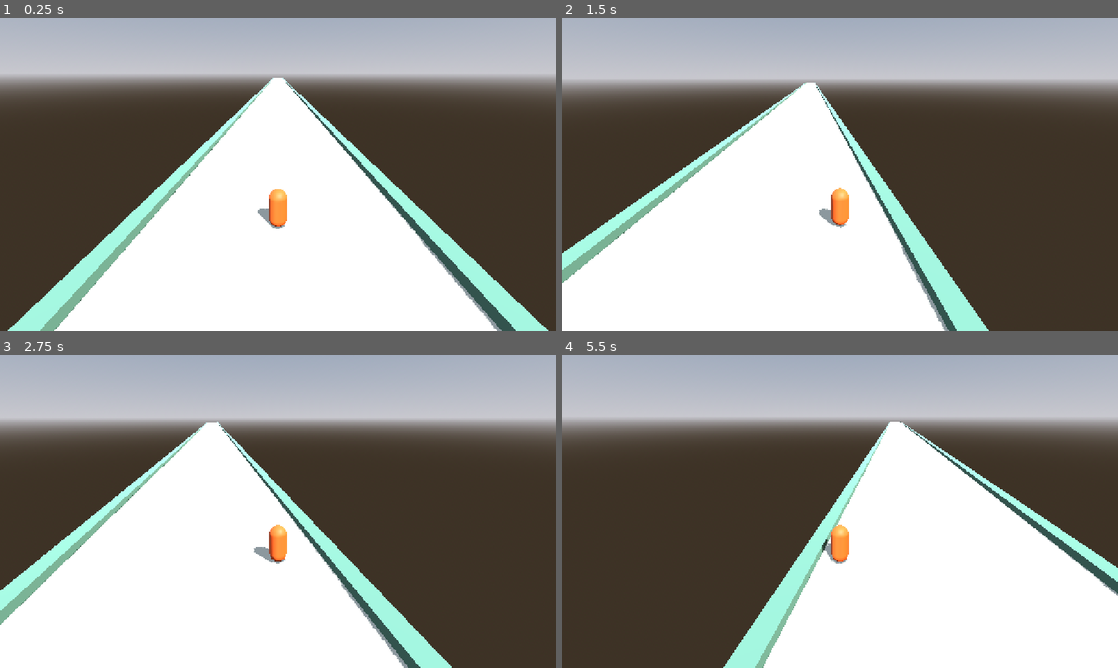
Above: before the commit, frames 1-4 (two rows, left to right).
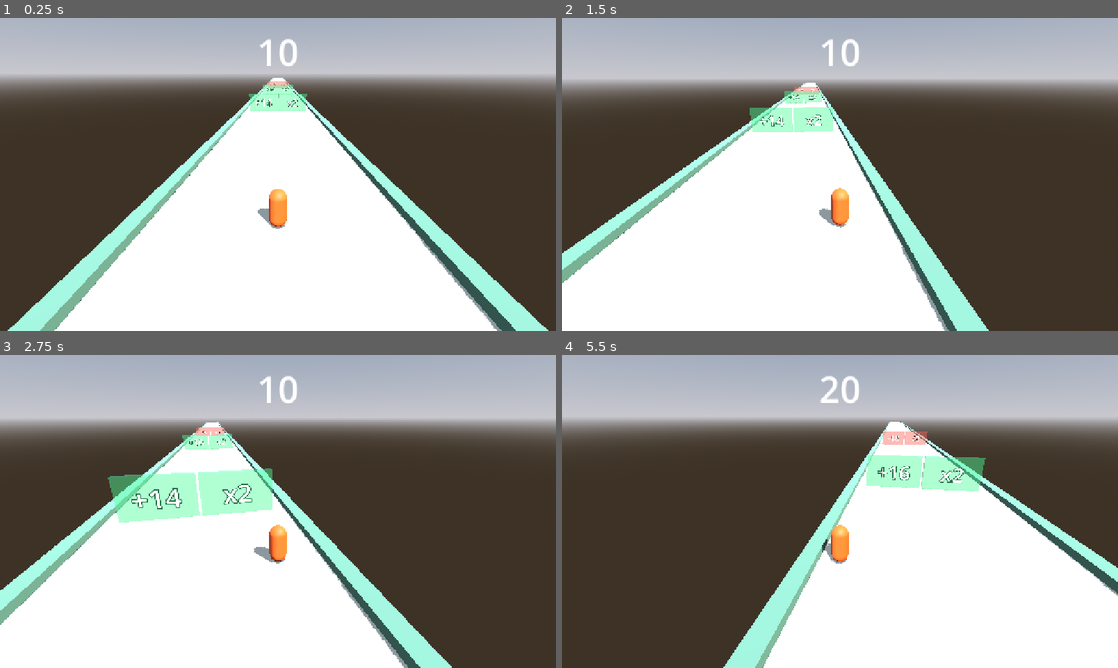
Above: after the commit, the same moments.

Repository: 3runorocha/COMP381-Projeto
Game: Godot game, scene res://scenes/Main.tscn
The game is run twice, just before and just after one commit, with the same random seed, the same clock (stepped at 60 frames per second) and the same inputs.
Inputs (mouse positions are in pixels of both pictures, inside the frame that each line leads up to):
- Up to frame 1 (0.25 s): no input
- Up to frame 2 (1.5 s): move the mouse to (962, 158) at 0.52 s; hold Right (mover_direita) 0.53-1.28 s; click (962, 158) at 0.67 s; move the mouse to (728, 190) at 1.27 s; hold Left (mover_esquerda) from 1.28 s (still down)
- Up to frame 3 (2.75 s): move the mouse to (333, 442) at 2.02 s; release Left (mover_esquerda) at 2.03 s; hold Right (mover_direita) from 2.03 s (still down)
- Up to frame 4 (5.5 s): move the mouse to (812, 574) at 2.77 s; click (812, 574) at 2.92 s; move the mouse to (1006, 558) at 3.52 s; release Right (mover_direita) at 3.53 s; hold Left (mover_esquerda) from 3.53 s (still down); move the mouse to (673, 464) at 4.27 s; move the mouse to (867, 511) at 5.02 s; click (867, 511) at 5.17 s

The runs differ from the first frame. In frame 1, 1.0% of the frame differs, in the area x 44-56%, y 6-30%; in frame 2, 1.6%; in frame 3, 4.5%, in the area x 19-54%, y 6-54%; in frame 4, 2.6%.

Commit message:
D2 e D3: estado da partida, portoes, par exclusivo e HUD
Autoload GameState com as quatro operacoes. A divisao usa piso, nao
arredondamento, e a contagem trava em zero, quando dispara fim_de_jogo e
os portoes seguintes passam a ser ignorados.

A conta vive numa funcao pura, Estado.resultado(), para o level design
poder conferir qual lado do par vence num trecho sem precisar rodar o jogo.

O portao avisa por sinal ANTES de aplicar a operacao, para o par desativar
o irmao no mesmo frame. Sem essa ordem, um cordao largo dispararia os dois
lados. O par tambem avisa no log quando os dois portoes tem sinais
diferentes, porque ai a escolha fica obvia e o portao nao ensina nada.

HUD com tranco de escala e cor: o jogador esta olhando a pista, nao o
numero, entao a mudanca precisa ser legivel de canto de olho.

Verificado headless, 17 checagens: operacoes, piso, trava em zero, sinal de
fim, e a travessia dos tres pares aplicando uma operacao cada.

Co-Authored-By: Claude Opus 5 <noreply@anthropic.com>

Diff:
--- a/project.godot
+++ b/project.godot
@@ -8,6 +8,10 @@
 config/name="Guerreiros"
 run/main_scene="res://scenes/Main.tscn"
 config/features=PackedStringArray("4.7", "Forward Plus")
+
+[autoload]
+
+GameState="*res://scripts/game_state.gd"
 
 [display]
 
--- /dev/null
+++ b/scenes/Gate.tscn
@@ -0,0 +1,32 @@
+[gd_scene load_steps=5 format=3]
+
+[ext_resource type="Script" path="res://scripts/gate.gd" id="1_gate"]
+
+[sub_resource type="BoxShape3D" id="Forma_portao"]
+size = Vector3(5, 3, 0.4)
+
+[sub_resource type="BoxMesh" id="Malha_portao"]
+size = Vector3(5, 3, 0.4)
+
+[sub_resource type="StandardMaterial3D" id="Mat_portao"]
+transparency = 1
+albedo_color = Color(0.18, 0.72, 0.35, 0.45)
+
+[node name="Gate" type="Area3D"]
+collision_layer = 4
+collision_mask = 1
+script = ExtResource("1_gate")
+
+[node name="Colisao" type="CollisionShape3D" parent="."]
+shape = SubResource("Forma_portao")
+
+[node name="Painel" type="MeshInstance3D" parent="."]
+mesh = SubResource("Malha_portao")
+material_override = SubResource("Mat_portao")
+
+[node name="Placa" type="Label3D" parent="."]
+transform = Transform3D(1, 0, 0, 0, 1, 0, 0, 0, 1, 0, 0, 0.35)
+pixel_size = 0.008
+font_size = 220
+outline_size = 30
+text = "+10"
--- /dev/null
+++ b/scenes/GatePair.tscn
@@ -0,0 +1,17 @@
+[gd_scene load_steps=3 format=3]
+
+[ext_resource type="Script" path="res://scripts/gate_pair.gd" id="1_pair"]
+[ext_resource type="PackedScene" path="res://scenes/Gate.tscn" id="2_gate"]
+
+[node name="GatePair" type="Node3D"]
+script = ExtResource("1_pair")
+
+[node name="Esquerda" parent="." instance=ExtResource("2_gate")]
+transform = Transform3D(1, 0, 0, 0, 1, 0, 0, 0, 1, -2.6, 1.5, 0)
+operacao = 0
+valor = 14
+
+[node name="Direita" parent="." instance=ExtResource("2_gate")]
+transform = Transform3D(1, 0, 0, 0, 1, 0, 0, 0, 1, 2.6, 1.5, 0)
+operacao = 2
+valor = 2
--- /dev/null
+++ b/scenes/HUD.tscn
@@ -0,0 +1,19 @@
+[gd_scene load_steps=2 format=3]
+
+[ext_resource type="Script" path="res://scripts/hud.gd" id="1_hud"]
+
+[node name="HUD" type="CanvasLayer"]
+script = ExtResource("1_hud")
+
+[node name="Contagem" type="Label" parent="."]
+anchor_left = 0.5
+anchor_right = 0.5
+offset_left = -160.0
+offset_top = 20.0
+offset_right = 160.0
+offset_bottom = 130.0
+grow_horizontal = 2
+theme_override_font_sizes/font_size = 84
+text = "10"
+horizontal_alignment = 1
+vertical_alignment = 1
--- a/scenes/Main.tscn
+++ b/scenes/Main.tscn
@@ -1,7 +1,9 @@
-[gd_scene load_steps=8 format=3]
+[gd_scene load_steps=10 format=3]
 
 [ext_resource type="PackedScene" path="res://scenes/Player.tscn" id="1_player"]
 [ext_resource type="Script" path="res://scripts/camera_follow.gd" id="2_camera"]
+[ext_resource type="PackedScene" path="res://scenes/GatePair.tscn" id="3_par"]
+[ext_resource type="PackedScene" path="res://scenes/HUD.tscn" id="4_hud"]
 
 [sub_resource type="ProceduralSkyMaterial" id="Ceu_mat"]
 sky_horizon_color = Color(0.65, 0.65, 0.68, 1)
@@ -53,6 +55,26 @@
 size = Vector3(0.8, 0.6, 420)
 material = SubResource("Mat_borda")
 
+[node name="Par1" parent="." instance=ExtResource("3_par")]
+transform = Transform3D(1, 0, 0, 0, 1, 0, 0, 0, 1, 0, 0, -40)
+
+[node name="Par2" parent="." instance=ExtResource("3_par")]
+transform = Transform3D(1, 0, 0, 0, 1, 0, 0, 0, 1, 0, 0, -80)
+
+[node name="Esquerda" parent="Par2" index="0"]
+valor = 16
+
+[node name="Par3" parent="." instance=ExtResource("3_par")]
+transform = Transform3D(1, 0, 0, 0, 1, 0, 0, 0, 1, 0, 0, -120)
+
+[node name="Esquerda" parent="Par3" index="0"]
+operacao = 1
+valor = 18
+
+[node name="Direita" parent="Par3" index="1"]
+operacao = 3
+valor = 2
+
 [node name="Player" parent="." instance=ExtResource("1_player")]
 transform = Transform3D(1, 0, 0, 0, 1, 0, 0, 0, 1, 0, 0.9, 0)
 
@@ -61,3 +83,5 @@
 fov = 65.0
 script = ExtResource("2_camera")
 alvo_path = NodePath("../Player")
+
+[node name="HUD" parent="." instance=ExtResource("4_hud")]
--- /dev/null
+++ b/scripts/game_state.gd
@@ -0,0 +1,94 @@
+class_name Estado
+extends Node
+## Estado da partida. Registrado como autoload com o nome GameState.
+##
+## A contagem aqui e a **contagem logica** do cordao: e ela que os portoes
+## operam e que aparece no HUD. Quantos corpos sao desenhados na tela e
+## problema do crowd_manager, e o numero nao precisa bater.
+
+enum Op {
+    SOMAR,
+    SUBTRAIR,
+    MULTIPLICAR,
+    DIVIDIR,
+}
+
+## Contagem com que a fase comeca.
+const CONTAGEM_INICIAL: int = 10
+
+## Emitido sempre que a contagem muda de valor.
+signal contagem_mudou(anterior: int, novo: int)
+## Emitido quando a contagem chega a zero.
+signal fim_de_jogo
+
+var contagem: int = CONTAGEM_INICIAL
+
+var _acabou: bool = false
+
+
+## Volta ao estado de inicio de fase.
+func reiniciar() -> void:
+    var anterior := contagem
+    contagem = CONTAGEM_INICIAL
+    _acabou = false
+    if anterior != contagem:
+        contagem_mudou.emit(anterior, contagem)
+
+
+## Aplica um portao sobre a contagem atual.
+func aplicar(op: Op, valor: int) -> void:
+    if _acabou:
+        return
+
+    var anterior := contagem
+    contagem = resultado(op, valor, contagem)
+
+    if contagem != anterior:
+        contagem_mudou.emit(anterior, contagem)
+
+    if contagem == 0:
+        _acabou = true
+        fim_de_jogo.emit()
+
+
+## Funcao pura: quanto sobra ao aplicar a operacao sobre `n`.
+##
+## Serve tanto para aplicar de fato quanto para o level design conferir, no
+## papel ou em teste, qual lado do par vence em cada trecho da pista.
+static func resultado(op: Op, valor: int, n: int) -> int:
+    var saida := n
+    match op:
+        Op.SOMAR:
+            saida = n + valor
+        Op.SUBTRAIR:
+            saida = n - valor
+        Op.MULTIPLICAR:
+            saida = n * valor
+        Op.DIVIDIR:
+            # Piso, nao arredondamento: e o que a crianca espera ver, os que
+            # sobram simplesmente ficam de fora. Como efeito colateral aceito,
+            # 1 dividido por 2 da 0, entao a divisao pode matar direto.
+            if valor == 0:
+                push_error("Portao de divisao com valor zero.")
+                return n
+            saida = floori(float(n) / float(valor))
+    return maxi(saida, 0)
+
+
+## True quando a operacao tende a aumentar o cordao.
+static func e_positiva(op: Op) -> bool:
+    return op == Op.SOMAR or op == Op.MULTIPLICAR
+
+
+## Texto curto para a placa do portao.
+static func texto(op: Op, valor: int) -> String:
+    match op:
+        Op.SOMAR:
+            return "+%d" % valor
+        Op.SUBTRAIR:
+            return "-%d" % valor
+        Op.MULTIPLICAR:
+            return "x%d" % valor
+        Op.DIVIDIR:
+            return "/%d" % valor
+    return "?"
--- /dev/null
+++ b/scripts/gate.gd
@@ -0,0 +1,62 @@
+extends Area3D
+## Um portao. Aplica uma operacao sobre a contagem quando o lider atravessa.
+##
+## A mask so enxerga a layer 1, onde esta o lider sozinho. Os corpos do cordao
+## nao tem colisao, entao nao ha risco de o grupo disparar o portao varias
+## vezes nem de acionar os dois lados do par.
+
+## Emitido antes de aplicar a operacao, para o par desativar o irmao a tempo.
+signal atravessado(qual: Area3D)
+
+@export var operacao: Estado.Op = Estado.Op.SOMAR:
+    set(valor):
+        operacao = valor
+        _atualizar_visual()
+@export var valor: int = 10:
+    set(v):
+        valor = v
+        _atualizar_visual()
+
+const COR_POSITIVA := Color(0.18, 0.72, 0.35)
+const COR_NEGATIVA := Color(0.85, 0.24, 0.2)
+
+var _consumido: bool = false
+
+@onready var _placa: Label3D = $Placa
+@onready var _painel: MeshInstance3D = $Painel
+
+
+func _ready() -> void:
+    _atualizar_visual()
+    body_entered.connect(_on_body_entered)
+
+
+## Impede que este portao seja acionado. Usado pelo par quando o irmao venceu.
+func desativar() -> void:
+    _consumido = true
+    set_deferred(&"monitoring", false)
+
+
+func _on_body_entered(_corpo: Node3D) -> void:
+    if _consumido:
+        return
+    _consumido = true
+    # Avisa antes de aplicar: o par precisa desativar o irmao no mesmo frame,
+    # senao um cordao largo poderia disparar os dois lados.
+    atravessado.emit(self)
+    GameState.aplicar(operacao, valor)
+
+
+func _atualizar_visual() -> void:
+    if not is_inside_tree():
+        return
+    var cor := COR_POSITIVA if Estado.e_positiva(operacao) else COR_NEGATIVA
+    if _placa != null:
+        _placa.text = Estado.texto(operacao, valor)
+        _placa.modulate = Color.WHITE
+    if _painel != null:
+        var material := _painel.get_active_material(0)
+        if material is StandardMaterial3D:
+            var copia: StandardMaterial3D = material.duplicate()
+            copia.albedo_color = Color(cor.r, cor.g, cor.b, 0.45)
+            _painel.material_override = copia
--- /dev/null
+++ b/scripts/gate_pair.gd
@@ -0,0 +1,37 @@
+extends Node3D
+## Par de portoes lado a lado. Garante que so um seja consumido.
+##
+## Os dois lados devem ter o MESMO sinal, dois positivos ou dois negativos.
+## Misturar sinais mata a escolha: o jogador pega o verde no automatico e a
+## matematica vira enfeite.
+
+func _ready() -> void:
+    for portao in _portoes():
+        portao.atravessado.connect(_on_atravessado)
+    _conferir_sinais()
+
+
+func _on_atravessado(vencedor: Area3D) -> void:
+    for portao in _portoes():
+        if portao != vencedor:
+            portao.desativar()
+
+
+func _portoes() -> Array[Area3D]:
+    var lista: Array[Area3D] = []
+    for filho in get_children():
+        if filho is Area3D:
+            lista.append(filho)
+    return lista
+
+
+## Avisa no editor e no log se o par ficou com sinais trocados.
+func _conferir_sinais() -> void:
+    var portoes := _portoes()
+    if portoes.size() != 2:
+        push_warning("%s: par com %d portoes, esperado 2." % [name, portoes.size()])
+        return
+    var a: bool = Estado.e_positiva(portoes[0].operacao)
+    var b: bool = Estado.e_positiva(portoes[1].operacao)
+    if a != b:
+        push_warning("%s: par com sinais misturados. A escolha fica obvia." % name)
--- /dev/null
+++ b/scripts/hud.gd
@@ -0,0 +1,34 @@
+extends CanvasLayer
+## Mostra a contagem logica do cordao.
+
+const COR_SUBIU := Color(0.35, 0.95, 0.5)
+const COR_DESCEU := Color(1.0, 0.45, 0.4)
+const COR_NEUTRA := Color.WHITE
+
+@onready var _rotulo: Label = $Contagem
+
+var _tween: Tween = null
+
+
+func _ready() -> void:
+    GameState.contagem_mudou.connect(_on_contagem_mudou)
+    _rotulo.text = str(GameState.contagem)
+    _rotulo.pivot_offset = _rotulo.size * 0.5
+
+
+func _on_contagem_mudou(anterior: int, novo: int) -> void:
+    _rotulo.text = str(novo)
+    _rotulo.pivot_offset = _rotulo.size * 0.5
+
+    if _tween != null and _tween.is_valid():
+        _tween.kill()
+
+    # Um tranco de escala mais a cor dizem, sem texto, se o portao ajudou ou
+    # atrapalhou. Isso importa porque o jogador esta olhando a pista, nao o HUD.
+    var cor := COR_SUBIU if novo > anterior else COR_DESCEU
+    _rotulo.modulate = cor
+    _rotulo.scale = Vector2.ONE * 1.5
+
+    _tween = create_tween().set_parallel(true)
+    _tween.tween_property(_rotulo, "scale", Vector2.ONE, 0.25).set_trans(Tween.TRANS_BACK).set_ease(Tween.EASE_OUT)
+    _tween.tween_property(_rotulo, "modulate", COR_NEUTRA, 0.4)
Not shown, added: scripts/game_state.gd.uid
Not shown, added: scripts/gate.gd.uid
Not shown, added: scripts/gate_pair.gd.uid
Not shown, added: scripts/hud.gd.uid
Not shown, changed: SPRINT.md
